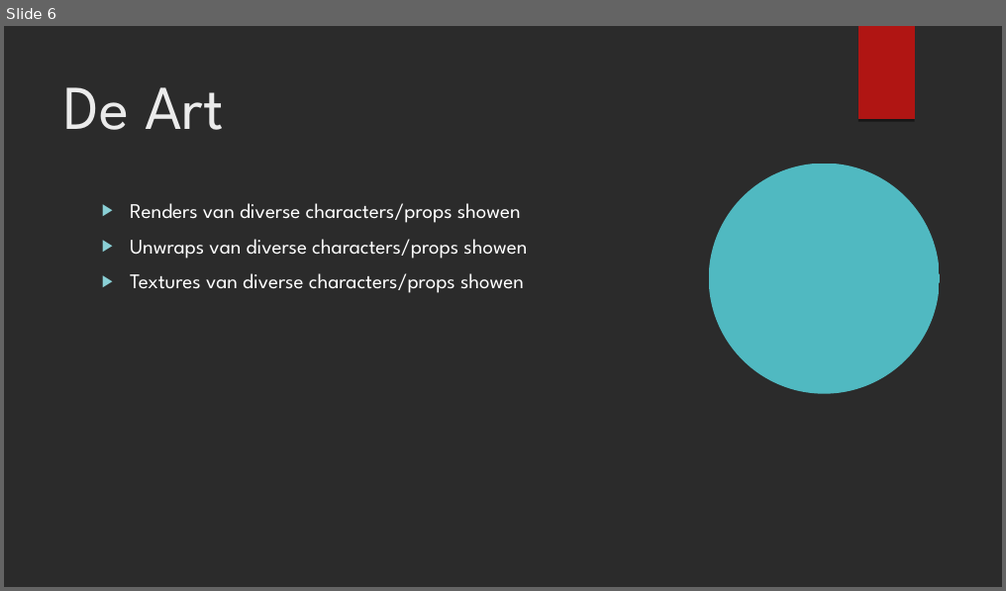
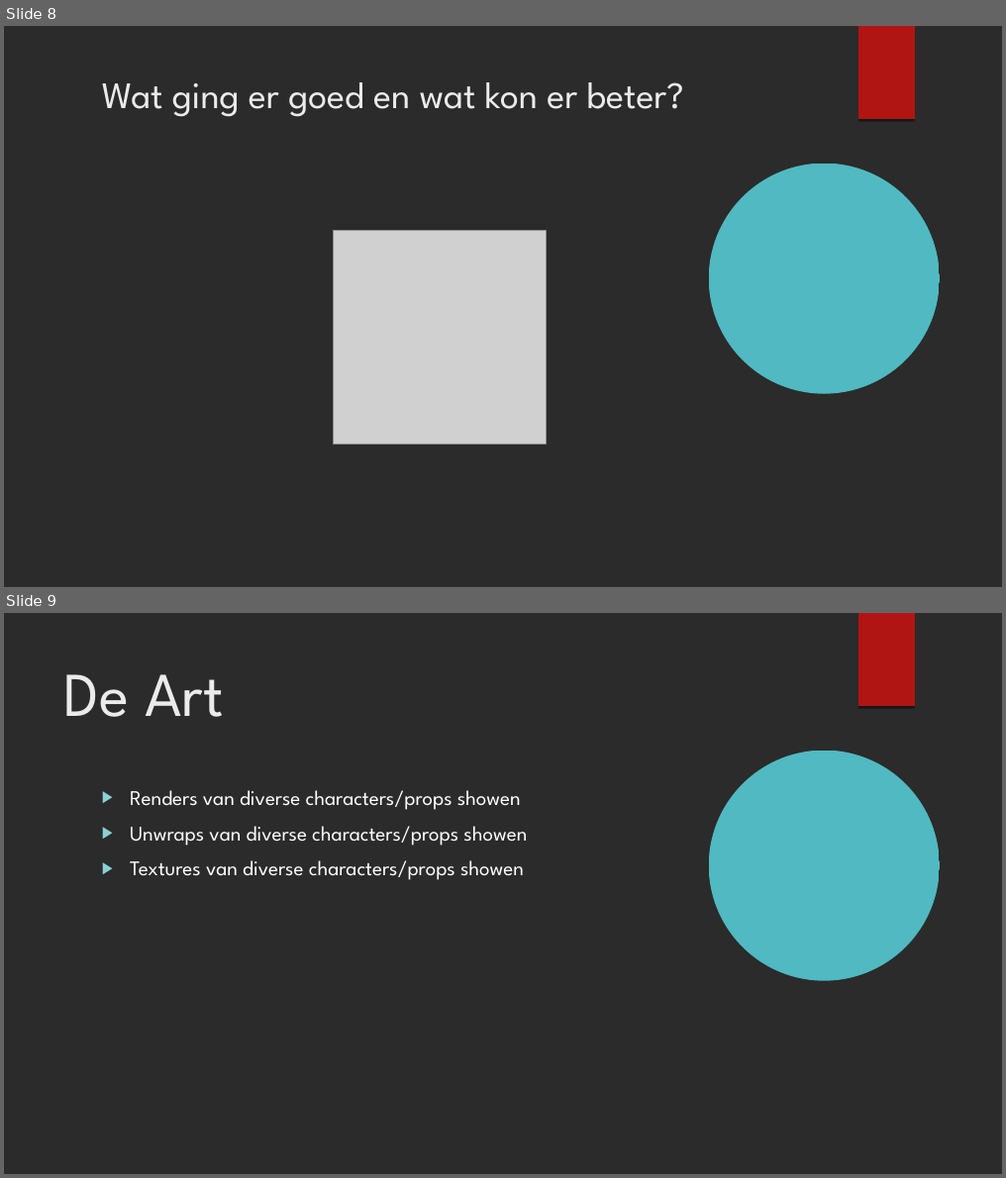
Before and after one commit to kvk4life/Nina-s-Game, a slide deck: Presentatie 3 documenten/Presentatie_sprint_3.odp. Shown one above the other, each under a label of ours: slide 6 before the commit, slides 8 and 9 after it. The pictures are 1006x591 and 1006x1178 pixels, drawn with LibreOffice and Linux fonts; fonts in the diff are those of the drawing; grey boxes stand for pictures; background and template pictures are left out; a plain dark background stands for a picture behind light text. Boxes give left, top, right and bottom in pixels: in the first picture for what was removed or moved away, otherwise in the second. Text is boxed around its words. In the diff, an @@ line names an element or a change of style, - is before the commit and + after.

```diff
--- a/Presentatie 3 documenten/Presentatie_sprint_3.odp
+++ b/Presentatie 3 documenten/Presentatie_sprint_3.odp
@@ slide 8 added at [4,26,1002,587], background picture (left out); not listed: 2 template elements that a slide beside it also shows @@
@@ title added at [102,82,684,117], 36 pt, text #EBEBEB @@
+Wat ging er goed en wat kon er beter?
@@ picture added at [333,231,546,445] @@
@@ what was slide 6 is now slide 9 @@
```
Also in this commit, not shown: 4 slides changed, 4 other slides added, 1 slide removed.
